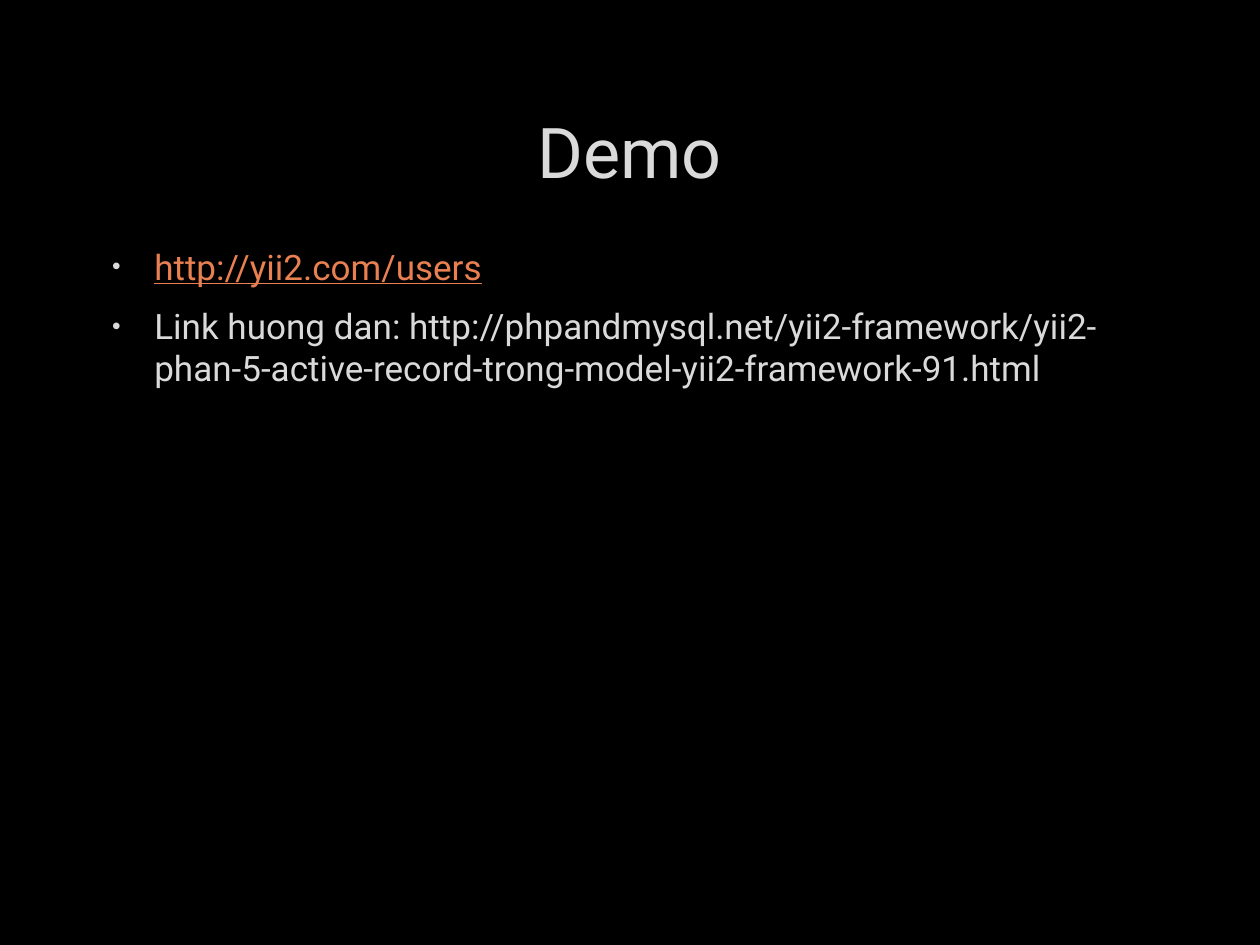
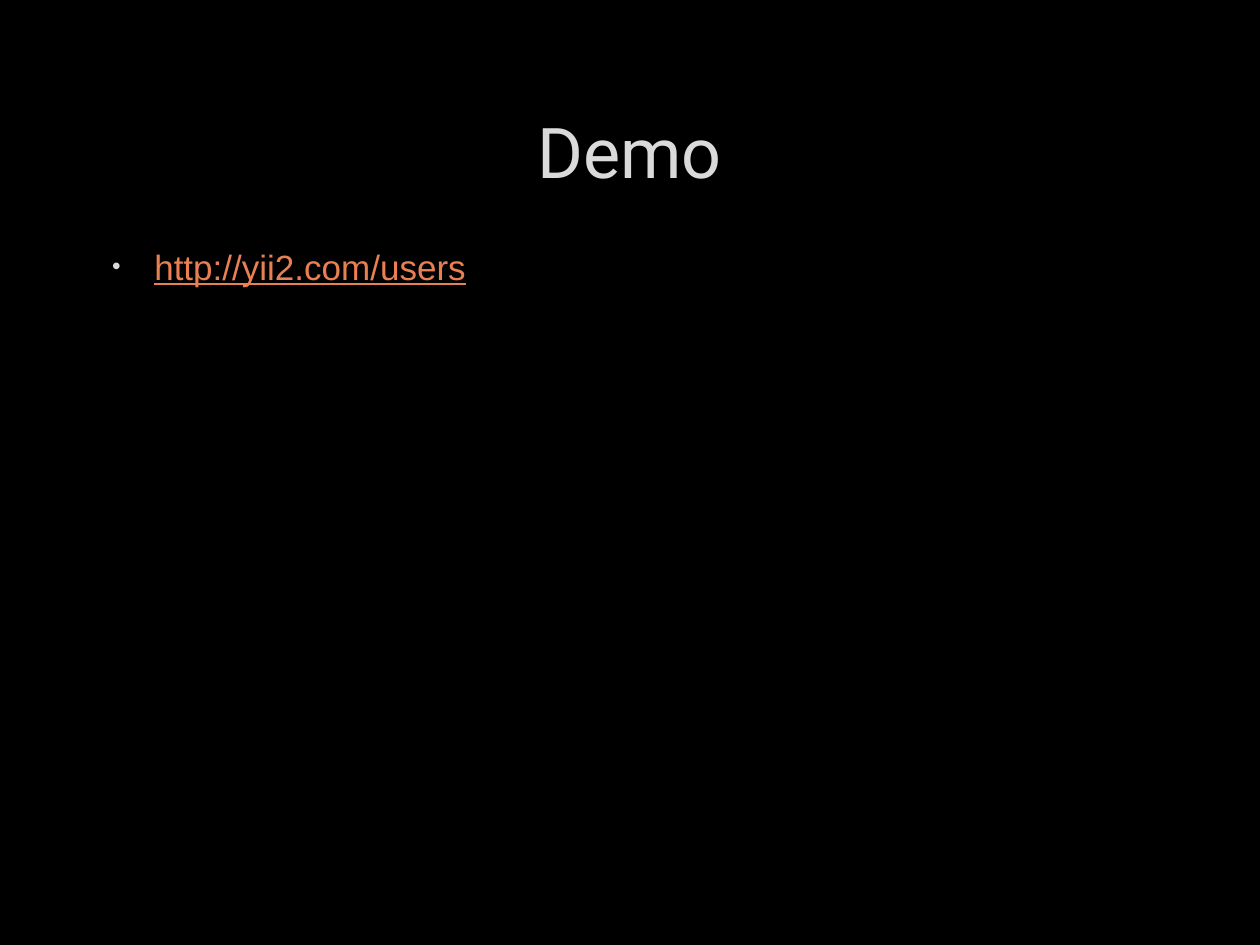
Before and after one commit to deviknight/php, a slide deck: slide 28 of Yii-Framwork.pptx (slide 24 before the commit). Drawn at 1260x945 pixels with LibreOffice and Linux fonts; fonts in the diff are those of the drawing; background and template pictures are left out. Boxes give left, top, right and bottom in pixels: in the first picture for what was removed or moved away, otherwise in the second. Text is boxed around its words. In the diff, an @@ line names an element or a change of style, - is before the commit and + after.

Commit message:
completed slides for Yii2 framework

```diff
--- a/Yii-Framwork.pptx
+++ b/Yii-Framwork.pptx
@@ text "http://yii2.com/users" at [154,254,465,286]: font Roboto to Arial @@
@@ text at [154,312,1096,389]: paragraph removed @@
-• Link huong dan: http://phpandmysql.net/yii2-framework/yii2-phan-5-active-record-trong-model-yii2-framework-91.html
```
Also in this commit, not shown: 19 other slides changed, 9 slides added, 2 slides removed, 2 other files.
